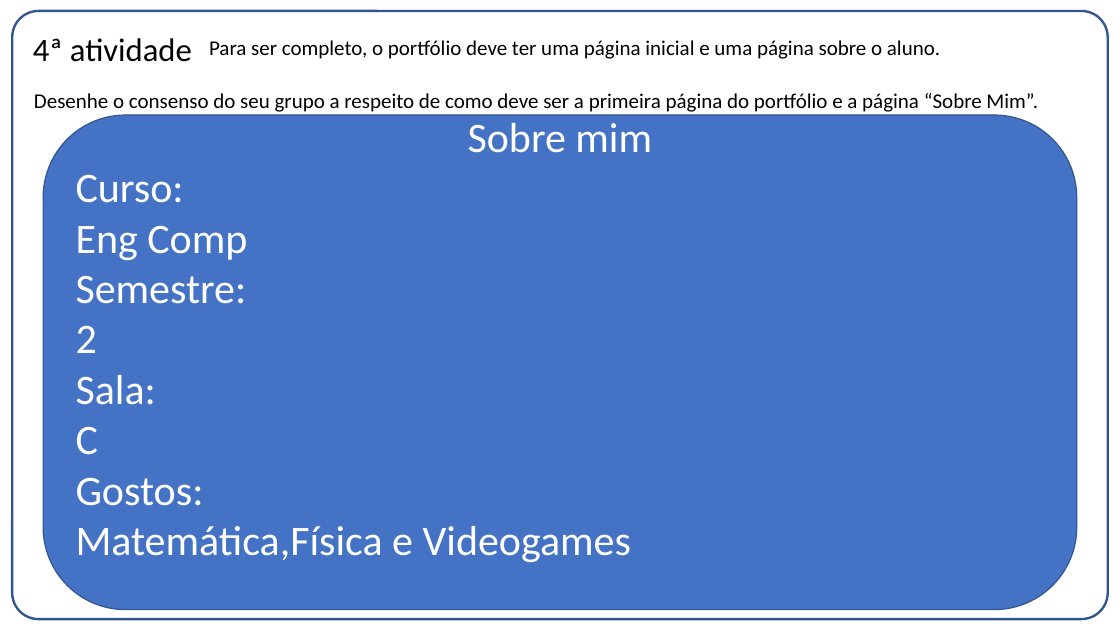
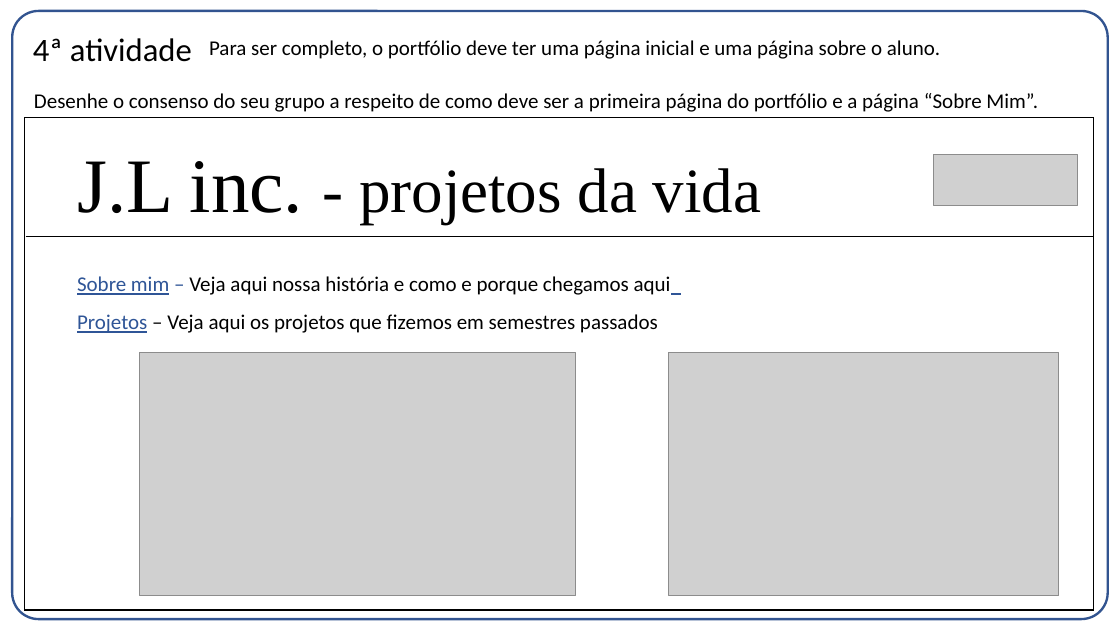
Before and after one commit to FelippeTeracini/J.L-Inc., a slide deck: slide 11 of Entrega01.pptx. Drawn at 1120x630 pixels with LibreOffice and Linux fonts; fonts in the diff are those of the drawing; grey boxes stand for pictures. Boxes give left, top, right and bottom in pixels: in the first picture for what was removed or moved away, otherwise in the second. Text is boxed around its words. In the diff, an @@ line names an element or a change of style, - is before the commit and + after.

Commit message:
com design da pagina

```diff
--- a/Entrega01.pptx
+++ b/Entrega01.pptx
@@ rectangle: place and size @@
-rectangle at [43,115,1077,610]
+rectangle at [24,118,1093,611]
@@ rectangle at [24,118,1093,611]: rounded rectangle to rectangle; fill #4472C4 to #FFFFFF; outline #325491 1 pt to #000000 1 pt @@
@@ text in rectangle at [76,123,652,562]: text removed @@
-Sobre mim
-Curso:
-Eng Comp
-Semestre:
-2
-Sala:
-C
-Gostos:
-Matemática,Física e Videogames
@@ text added at [77,161,761,225], 54 pt, text #000000 @@
+J.L inc. - projetos da vida
@@ picture added at [933,155,1077,205] @@
@@ line added from (26, 236) to (1093, 236), #000000 1 pt @@
@@ text added at [77,276,671,295], 18 pt, text #000000 @@
+Sobre mim – Veja aqui nossa história e como e porque chegamos aqui
@@ text added at [77,314,658,333], 18 pt, text #000000 @@
+Projetos – Veja aqui os projetos que fizemos em semestres passados
@@ picture added at [139,353,576,597] @@
@@ picture added at [669,353,1059,597] @@
```
Also in this commit, not shown: 1 slide added, 1 slide removed.
